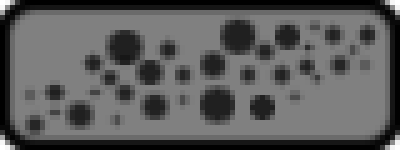
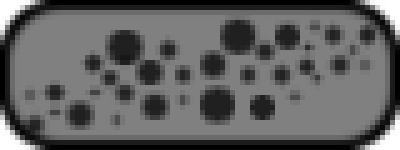
Layered file, before and after one edit (400x150). Changes by layer:
moved "Border" above "Block", painted on it over box(0, 0, 400, 150)
painted on "Block" over box(0, 0, 400, 150)
